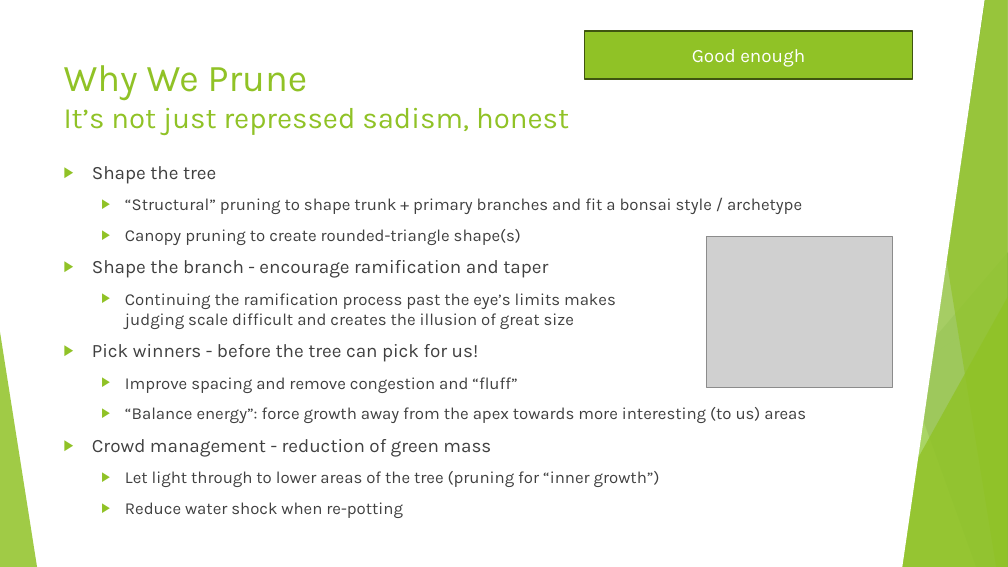
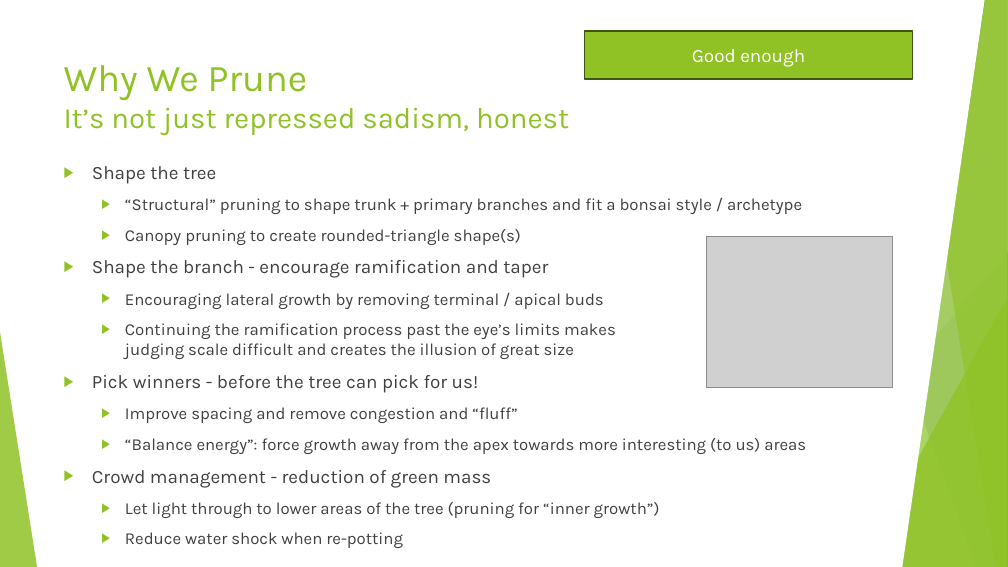
Before and after one commit to AlexLabram/Bonsai, a slide deck: slide 19 of Courseware/Bonsai On A Budget (running).pptx. Drawn at 1008x567 pixels with LibreOffice and Linux fonts; fonts in the diff are those of the drawing; grey boxes stand for pictures. Boxes give left, top, right and bottom in pixels: in the first picture for what was removed or moved away, otherwise in the second. Text is boxed around its words. In the diff, an @@ line names an element or a change of style, - is before the commit and + after.

Commit message:
Fixed numbering error Various small wording changes

```diff
--- a/Courseware/Bonsai On A Budget (running).pptx
+++ b/Courseware/Bonsai On A Budget (running).pptx
@@ text at box(125, 293, 604, 309): paragraph added @@
+  ▶ Encouraging lateral growth by removing terminal / apical buds
```
Also in this commit, not shown: 4 other slides changed.
